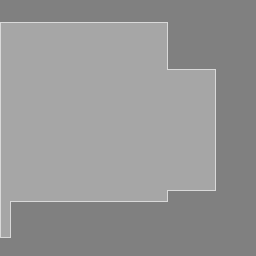
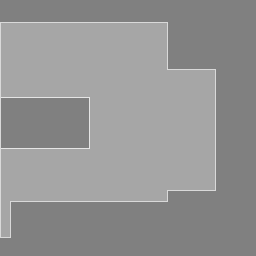
The second 256px x 256px image is a revision of the first. Changes to its layers:
painted on "FOHWall copy" over [1,98,89,148]
painted on "FOHWall" over [1,97,90,149]
